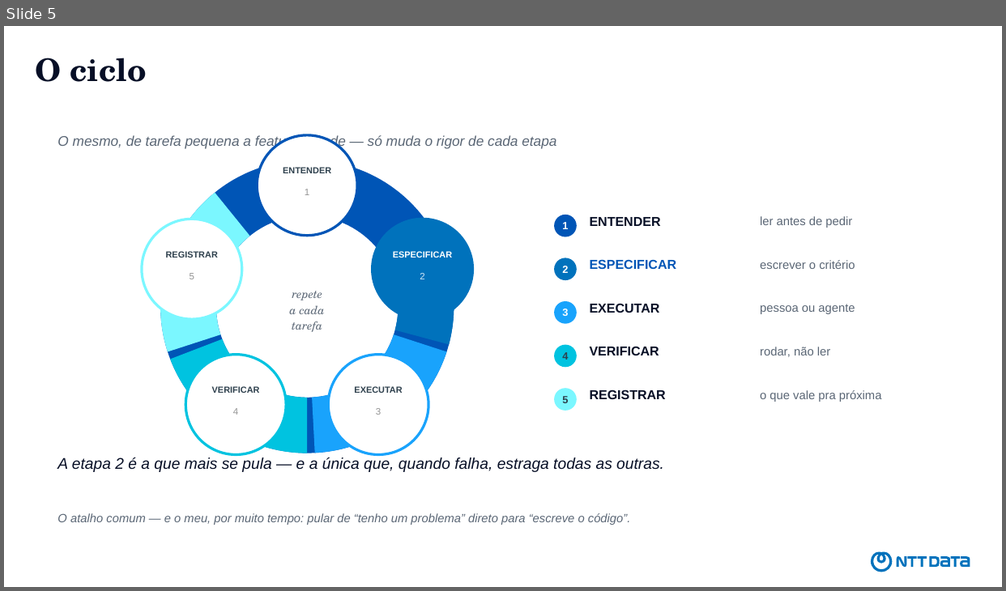
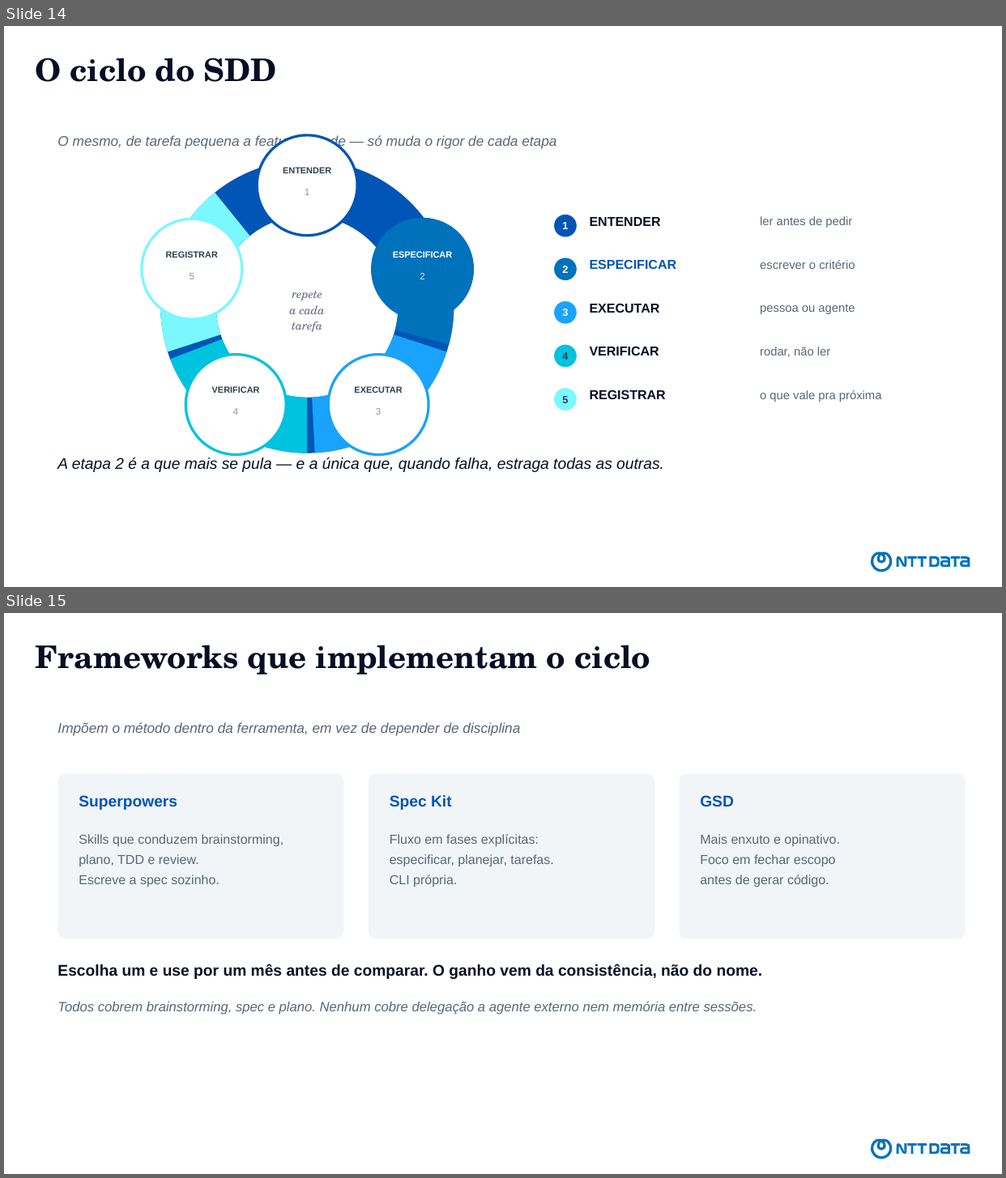
Before and after one commit to devdiasbr/boas-praticas-ia, a slide deck: apresentacao/como-eu-uso-ia.pptx. Shown one above the other, each under a label of ours: slide 5 before the commit, slides 14 and 15 after it. The pictures are 1006x591 and 1006x1178 pixels, drawn with LibreOffice and Linux fonts; fonts in the diff are those of the drawing. Boxes give left, top, right and bottom in pixels: in the first picture for what was removed or moved away, otherwise in the second. Text is boxed around its words. In the diff, an @@ line names an element or a change of style, - is before the commit and + after.

```diff
--- a/apresentacao/como-eu-uso-ia.pptx
+++ b/apresentacao/como-eu-uso-ia.pptx
@@ slide 15 added at bbox=[4, 613, 1002, 1174], background #FFFFFF; not listed: 1 template element that a slide beside it also shows @@
@@ title added at bbox=[35, 645, 650, 675], 30 pt, text #070F26, bold @@
+Frameworks que implementam o ciclo
@@ text added at bbox=[57, 722, 520, 736], 13.5 pt, text #5A6675, italic @@
+Impõem o método dentro da ferramenta, em vez de depender de disciplina
@@ rounded rectangle added at bbox=[58, 774, 344, 939], fill #F2F5F8 @@
@@ rounded rectangle added at bbox=[368, 774, 654, 939], fill #F2F5F8 @@
@@ rounded rectangle added at bbox=[680, 774, 965, 939], fill #F2F5F8 @@
@@ text added at bbox=[79, 795, 177, 810], 15 pt, text #0055B6, bold @@
+Superpowers
@@ text added at bbox=[390, 795, 452, 810], 15 pt, text #0055B6, bold @@
+Spec Kit
@@ text added at bbox=[700, 795, 734, 807], 15 pt, text #0055B6, bold @@
+GSD
@@ text added at bbox=[79, 834, 284, 888], 12.5 pt, text #5A6675 @@
+Skills que conduzem brainstorming,
+plano, TDD e review.
+Escreve a spec sozinho.
@@ text added at bbox=[390, 834, 553, 888], 12.5 pt, text #5A6675 @@
+Fluxo em fases explícitas:
+especificar, planejar, tarefas.
+CLI própria.
@@ text added at bbox=[700, 834, 840, 888], 12.5 pt, text #5A6675 @@
+Mais enxuto e opinativo.
+Foco em fechar escopo
+antes de gerar código.
@@ text added at bbox=[57, 964, 763, 979], 15 pt, text #070F26, bold @@
+Escolha um e use por um mês antes de comparar. O ganho vem da consistência, não do nome.
@@ text added at bbox=[57, 1001, 757, 1015], 13 pt, text #5A6675, italic @@
+Todos cobrem brainstorming, spec e plano. Nenhum cobre delegação a agente externo nem memória entre sessões.
@@ what was slide 5 is now slide 14 @@
@@ slide 14 changed as well @@
@@ title at bbox=[35, 58, 277, 82]: text changed @@
-O ciclo
+O ciclo do SDD
@@ text removed at bbox=[57, 514, 631, 525] @@
-O atalho comum — e o meu, por muito tempo: pular de “tenho um problema” direto para “escreve o código”.
```
Also in this commit, not shown: 6 other slides changed, 16 other slides added, 15 slides removed, 2 other files.
